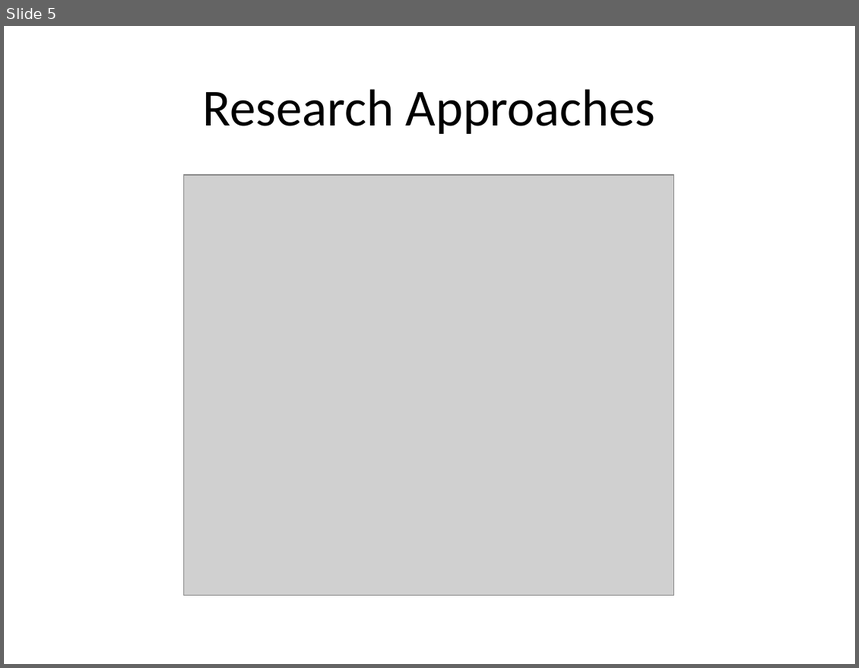
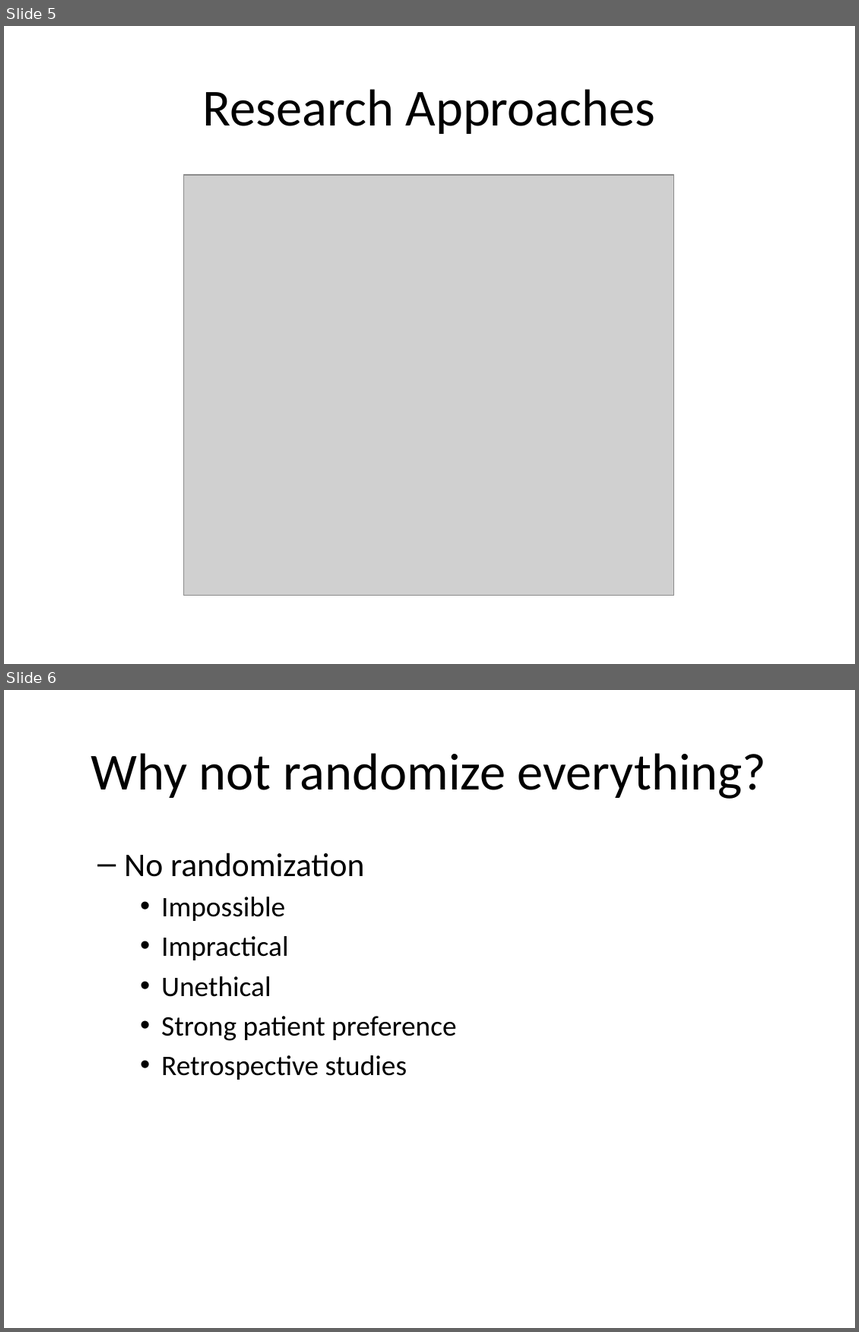
Before and after one commit to classes-medb/5510, a slide deck: src/video-06-non-experimental-studies.pptx. Shown one above the other, each under a label of ours: slide 5 before the commit, slides 5 and 6 after it. The pictures are 859x668 and 859x1332 pixels, drawn with LibreOffice and Linux fonts; fonts in the diff are those of the drawing; grey boxes stand for pictures. Boxes give left, top, right and bottom in pixels: in the first picture for what was removed or moved away, otherwise in the second. Text is boxed around its words. In the diff, an @@ line names an element or a change of style, - is before the commit and + after.

```diff
--- a/src/video-06-non-experimental-studies.pptx
+++ b/src/video-06-non-experimental-studies.pptx
@@ slide 6 added at <box>4,690,855,1328</box>, background #FFFFFF @@
@@ title added at <box>91,753,767,799</box>, 44 pt, text #000000 @@
+Why not randomize everything?
@@ text added at <box>124,853,456,1080</box>, 24 pt, text #000000 @@
+  – No randomization
+    • Impossible
+    • Impractical
+    • Unethical
+    • Strong patient preference
+    • Retrospective studies
```
Also in this commit, not shown: 20 other slides added, 3 slides removed, 7 other files.
